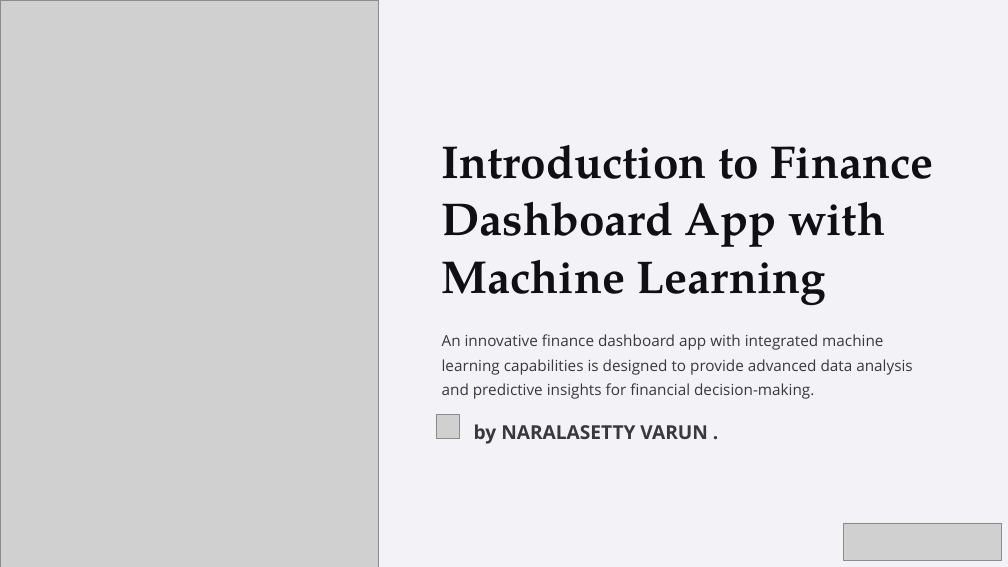
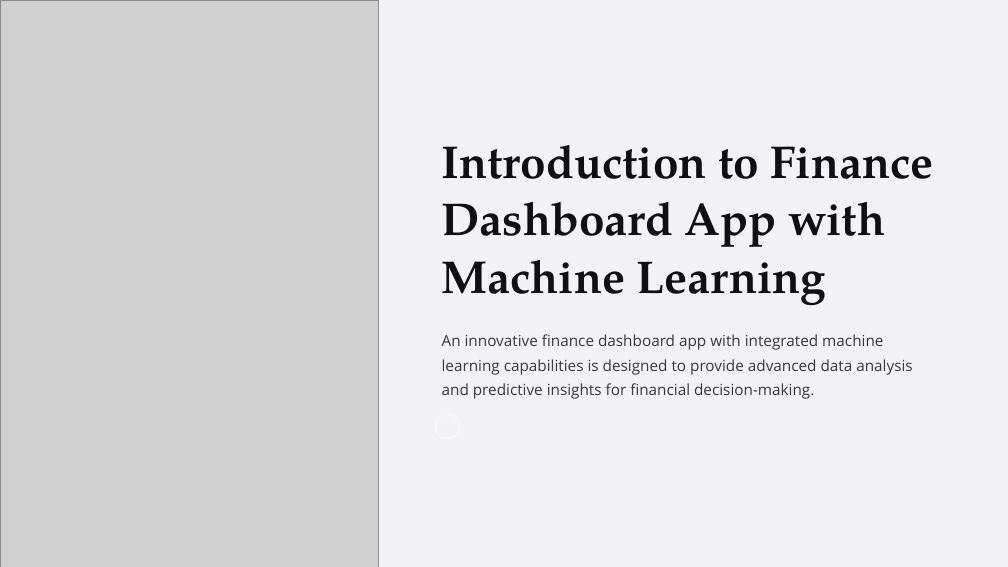
Before and after one commit to Varun-78/MERN_Project, a slide deck: slide 1 of Finance_MERN.pptx. Drawn at 1008x567 pixels with LibreOffice and Linux fonts; fonts in the diff are those of the drawing; grey boxes stand for pictures. Boxes give left, top, right and bottom in pixels: in the first picture for what was removed or moved away, otherwise in the second. Text is boxed around its words. In the diff, an @@ line names an element or a change of style, - is before the commit and + after.

```diff
--- a/Finance_MERN.pptx
+++ b/Finance_MERN.pptx
@@ picture removed at box(436, 415, 459, 438) @@
@@ text removed at box(474, 424, 707, 444) @@
-by NARALASETTY VARUN .
@@ picture removed at box(844, 523, 1002, 561) @@
```
Also in this commit, not shown: 6 other slides changed.
